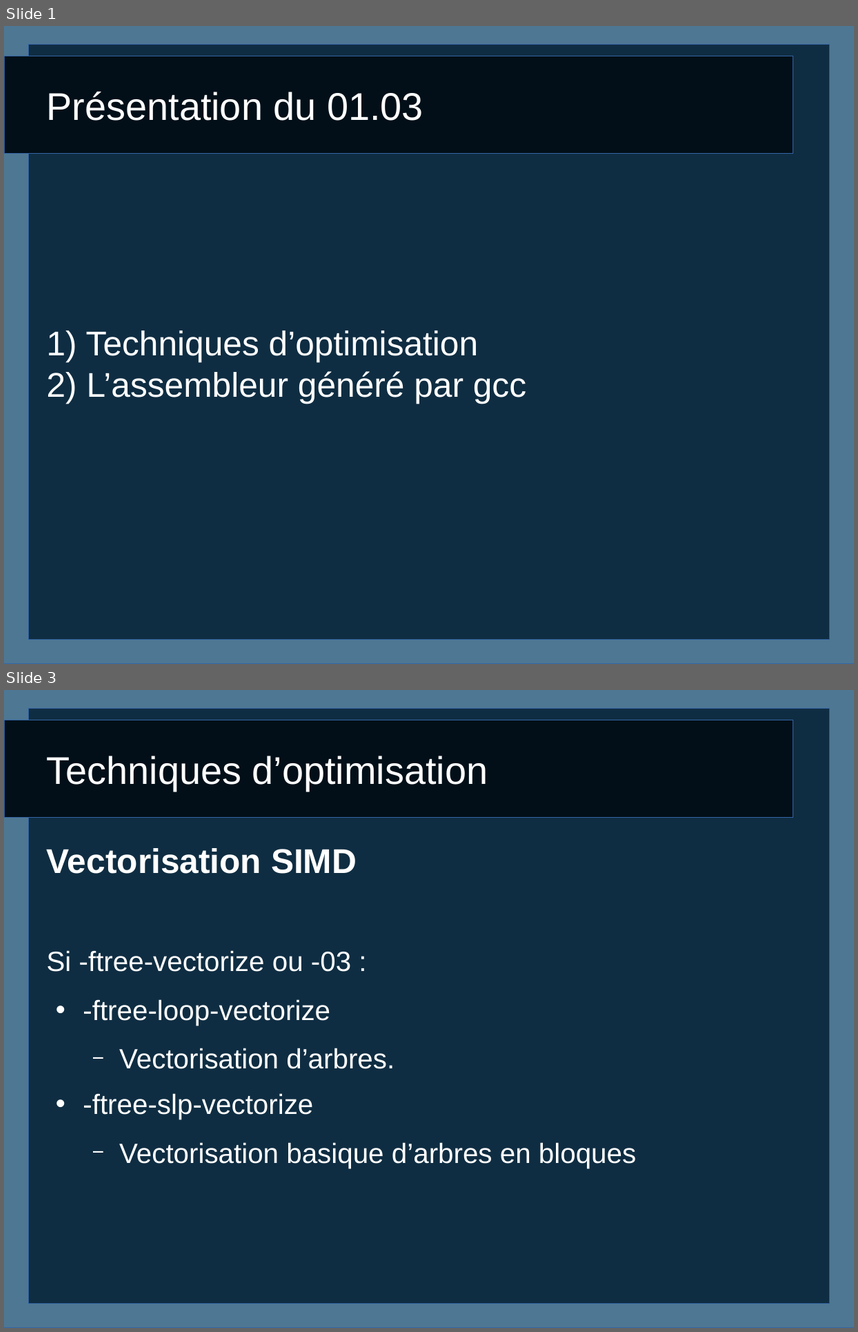
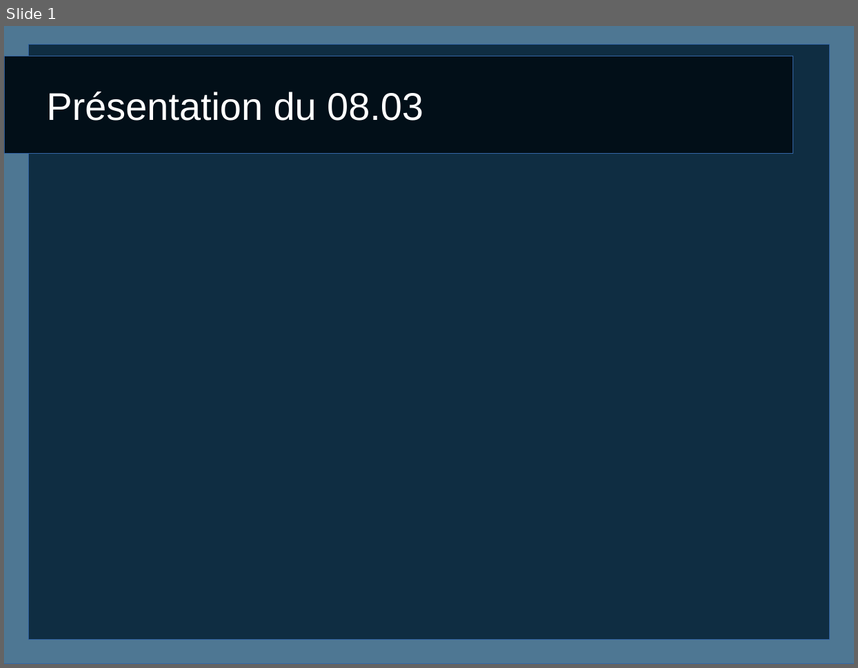
Before and after one commit to caswitch/recherche-et-doc-s4, a slide deck: Diapo3.odp. Shown one above the other, each under a label of ours: slides 1 and 3 before the commit, slide 1 after it; the slides between them are not shown. The pictures are 858x1332 and 858x668 pixels, drawn with LibreOffice and Linux fonts; fonts in the diff are those of the drawing. Boxes give left, top, right and bottom in pixels: in the first picture for what was removed or moved away, otherwise in the second. Text is boxed around its words. In the diff, an @@ line names an element or a change of style, - is before the commit and + after.

```diff
--- a/Diapo3.odp
+++ b/Diapo3.odp
@@ slide 3 removed at bbox=[4, 690, 854, 1328], background #FFFFFF; not listed: 3 template elements that a slide beside it also shows @@
@@ title removed at bbox=[47, 756, 488, 791] @@
-Techniques d’optimisation
@@ text removed at bbox=[47, 848, 636, 1168] @@
-Vectorisation SIMD
-Si -ftree-vectorize ou -03 :
-• -ftree-loop-vectorize
-  − Vectorisation d’arbres.
-• -ftree-slp-vectorize
-  − Vectorisation basique d’arbres en bloques
@@ slide 1 changed as well @@
@@ title at bbox=[47, 92, 424, 121]: text changed @@
-Présentation du 01.03
+Présentation du 08.03
@@ subtitle removed at bbox=[86, 330, 526, 403] @@
-1) Techniques d’optimisation
-2) L’assembleur généré par gcc
```
Also in this commit, not shown: 2 slides added, 6 other slides removed.
